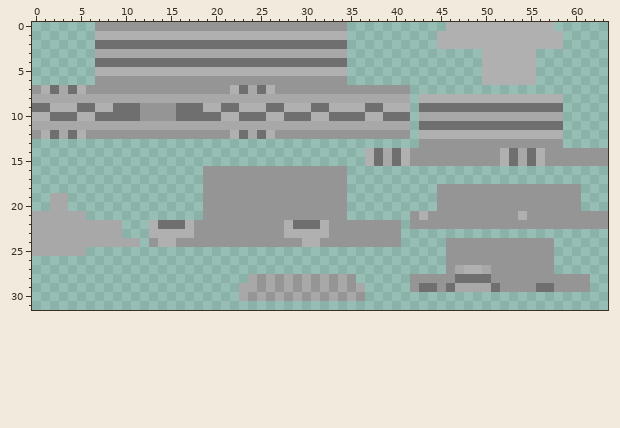
Pixel-art sprite -- src/main/resources/assets/tragicmc/textures/mobs/StarVox_lowRes.png. The first picture shows the starting point.
The file is 64x32 pixels. Pixels under 10% opacity are left out. Colours within 5 levels of each other are drawn and written as one.
The same view after the edit:
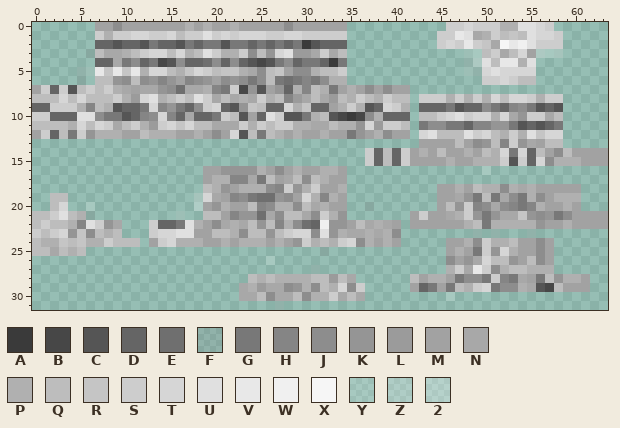
Palette (. is transparent): A #3a3a3a  B #474747  C #555555  D #656565  E #6f6f6f  F #7575752a  G #787878  H #858585  J #8d8d8d  K #959595  L #9b9b9b  M #a2a2a2  N #a8a8a8  P #b0b0b0  Q #bdbdbd  R #c5c5c5  S #cdcdcd  T #d6d6d6  U #e0e0e0  V #e8e8e8  W #f0f0f0  X #f6f6f6  Y #ffffff2a  Z #ffffff3c  2 #ffffff4d
What changed:
Changed rows in their new state; - is an unchanged pixel.
first column x 0:
 0 -------MMJMMMMMMMPMPMMPMMMMMJMMMMMM-----------SSTSSS--UUTS------
 1 -------S-SSTTSSTQSSUSTSTTTSSTTSSSSS----------SSVUN-SQRQUTTS-----
 2 -------DDCDDCGDDCGDGGCGGDGDGDGACDDD----------STSVSRNXVWUSSS-----
 3 ------FQ--PQSTTQTPQUSPPSJQKTULL-S-Q-------------YYQSNQTM2YZ-----
 4 -------DDNGJDGBCJDD-JDJDCBCGJDGGDAG-------------F2UQVV-U--------
 5 -----FYVRVRV-TTQ-RTSQRR-NJQRMJJ-QQS-------------YFTUTTTT--------
 6 -----F-QQ-JQJ-H-MHJ-MJ-JGJQGEGHGJPP---------------SSTSQQ--------
 7 MSDSCQSQSPNMNN-JENNPHGSBKCM-DPHQPGMPMJMJMM----------------------
 8 QQQTQTQQQSPLTUPQSQUS-Q-P-SPQHL-Q-LQPSQPSQQ-SSS-S-S-TQTTS-SS-----
 9 DDSSSPHQ-CDDGTH-GDJSTDCKRQDDT-RDDM-S-CDTS--DDDGCDDJGDHJGCDC-----
10 SSDDDUUJGGCDHJTHDNDDGSQCMDUSCCG-QCBABJ-DDD-QQSTUSTTPT-KSS-Q-----
11 QQQQPTQTS-QSPLSTRTQQ---SPSQSSPP--QPPKTLSSQ-GJJGGDHHKKGCDCDG-----
12 MSDQGS-PPPMMQPPPMMPMJMTCQGQPMPMMPMMG-MPJMM-TUQQQUSTQ-S-URTT-----
13 -------------------------------------------MMMMQMJ-QHS-NMQQ-----
14 -------------------------------------SDQDSMPMQMMPMQPTGTDQMJQMMMM
15 -------------------------------------SDQDSMMMMPMMPPPSCSDTJPPPMMM
16 -------------------MM----PMJMPMMPPM---------------Y-------------
17 -------------------MPPHHNGQMNQJQPMM-----------------------------
18 -------------------QP-MPPPJHS-PSMMP----------MMPMQPPJPNPMMMMM---
19 --QQ--------------ZTNMHJGEE-JMTPHPM----------MMN-GQGNJGPJMPPP---
20 --QT--Y-----------ZM-PMMQHJPPJQNPMM--F-------MQ-SHJNJHGHPMMPM---
21 QQSUQPF---------Y--QQMH--ENJQQNJSP--------MSMMNPS-G-NNR-J-GJMMMM
22 QSQQPHUSK----SDDGUPMJNPNQ-QH-J-DW--MQNPNM-MMMMMMPQGPPPPP-MMPMMMM
23 SQSTKRJQPQ---STTUUMMQQPJQQ-QSTTJU-PNNPNPJ--------F-F---F--------
24 QPPRQRPPSQQQ-MSTPPPMMPMPPPMPM-S-QPSTJPMPM-----MMPJSPPQMMJM------
25 QQ-QPQ--------------------------F-------------MPMGS-TPMMJM------
26 --------------------------Y-------------------JM-NTQQ-MQJM------
27 -------------------------------F--------------PSNVSJPQQPPP------
28 ------------------------QPQPPPPQQLQN------QMPPMGJJGSHGNMGQ-PPM--
29 ------------------------PL-NJ-PJQPTJS-----MDGMGQPSTGJJPNCBQMMM--
30 ------------------------NQJ-NQJPPSNQN---------Y-----------------
31 ---------------------------F------------------------------------
